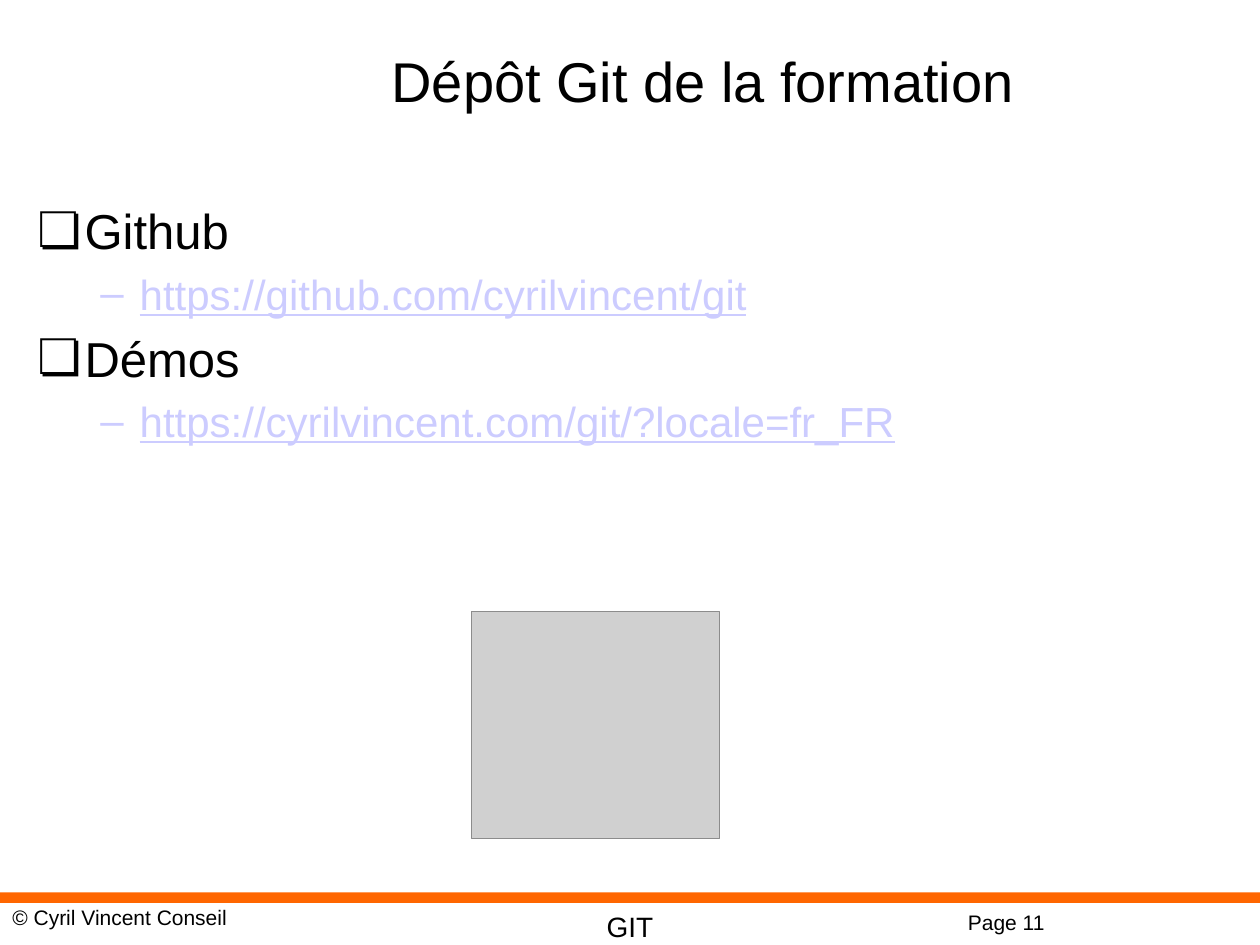
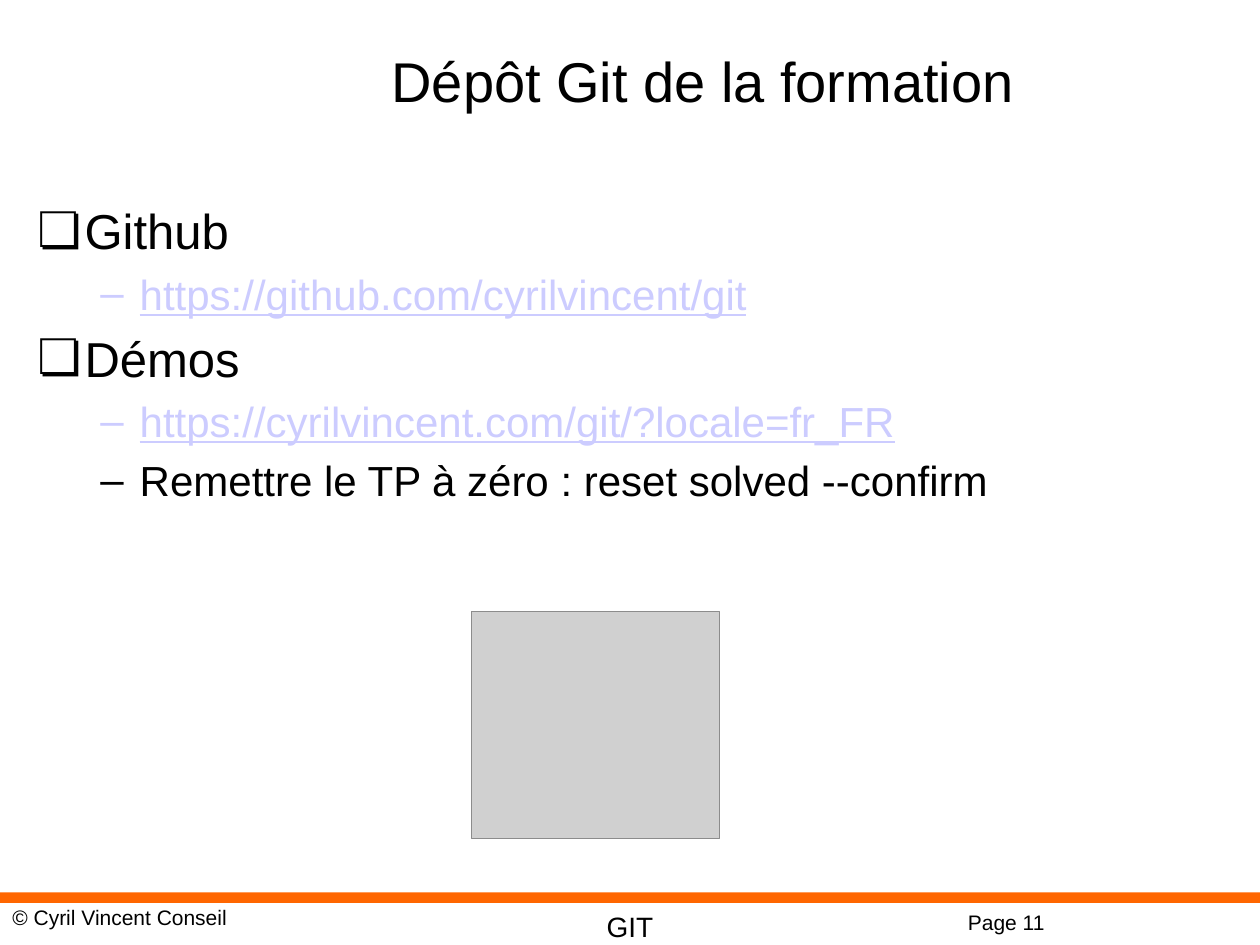
Before and after one commit to cyrilvincent/git, a slide deck: slide 11 of ppt/GIT01-Intro.pptx. Drawn at 1260x945 pixels with LibreOffice and Linux fonts; fonts in the diff are those of the drawing; grey boxes stand for pictures; background and template pictures are left out. Boxes give left, top, right and bottom in pixels: in the first picture for what was removed or moved away, otherwise in the second. Text is boxed around its words. In the diff, an @@ line names an element or a change of style, - is before the commit and + after.

```diff
--- a/ppt/GIT01-Intro.pptx
+++ b/ppt/GIT01-Intro.pptx
@@ text at (140, 465, 988, 497): paragraph added @@
+  – Remettre le TP à zéro : reset solved --confirm
```
Also in this commit, not shown: 2 other files.
